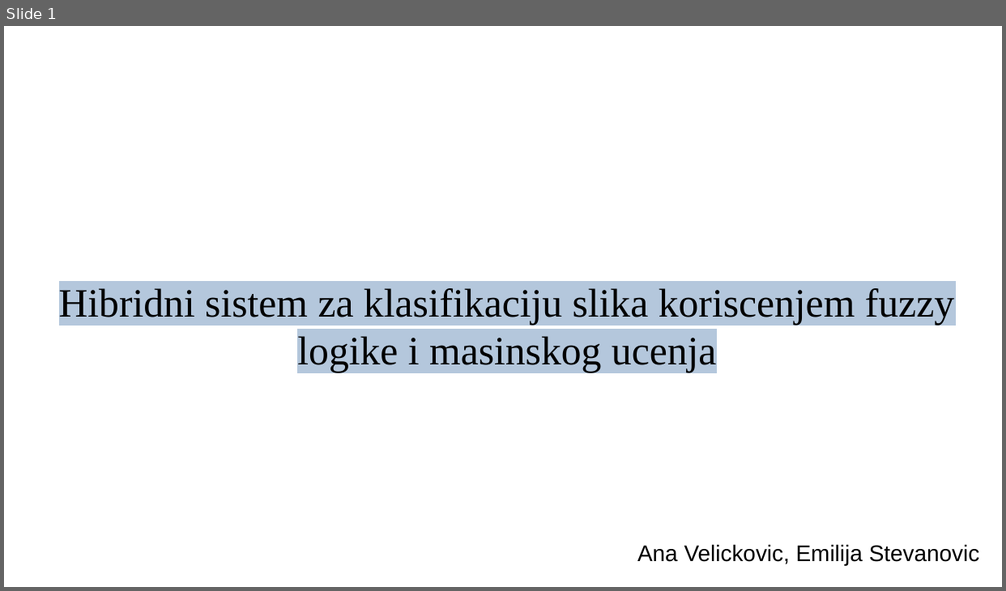
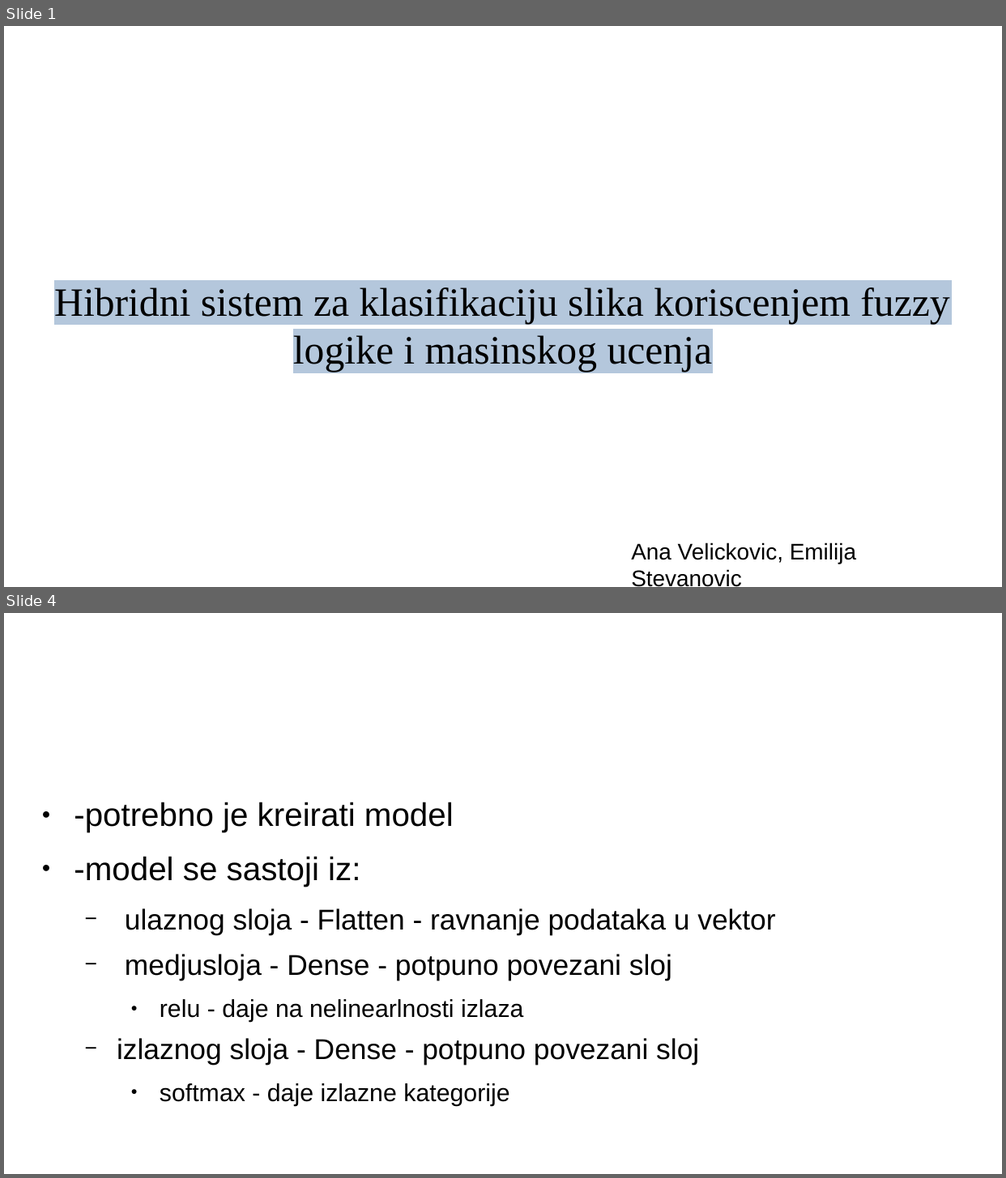
Before and after one commit to VelickovicAna/ri_projekat, a slide deck: prezentacija.odp. Shown one above the other, each under a label of ours: slide 1 before the commit, slides 1 and 4 after it; the slides between them are not shown. The pictures are 1006x591 and 1006x1178 pixels, drawn with LibreOffice and Linux fonts; fonts in the diff are those of the drawing; background and template pictures are left out. Boxes give left, top, right and bottom in pixels: in the first picture for what was removed or moved away, otherwise in the second. Text is boxed around its words. In the diff, an @@ line names an element or a change of style, - is before the commit and + after.

```diff
--- a/prezentacija.odp
+++ b/prezentacija.odp
@@ slide 4 added at <box>4,613,1002,1174</box>, background #FFFFFF @@
@@ title added at <box>53,635,749,727</box>, 35.7 pt, text #FFFFFF @@
+Duboko ucenje
@@ text added at <box>74,802,775,1106</box>, 22.8 pt, text #000000 @@
+● -potrebno je kreirati model
+● -model se sastoji iz:
+  − ulaznog sloja - Flatten - ravnanje podataka u vektor
+  − medjusloja - Dense - potpuno povezani sloj
+    ● relu - daje na nelinearlnosti izlaza
+  − izlaznog sloja - Dense - potpuno povezani sloj
+    ● softmax - daje izlazne kategorije
@@ slide 1 changed as well @@
@@ subtitle "Hibridni sistem za klasifikaciju slika ...": place and size @@
-subtitle "Hibridni sistem za klasifikaciju slika ..." at <box>59,288,954,373</box>
+subtitle "Hibridni sistem za klasifikaciju slika ..." at <box>54,288,949,373</box>
@@ text "Ana Velickovic, Emilija Stevanovic" rewrapped from <box>637,544,980,565</box> to <box>631,543,856,587</box> @@
```
Also in this commit, not shown: 7 other slides added, 13 slides removed.
